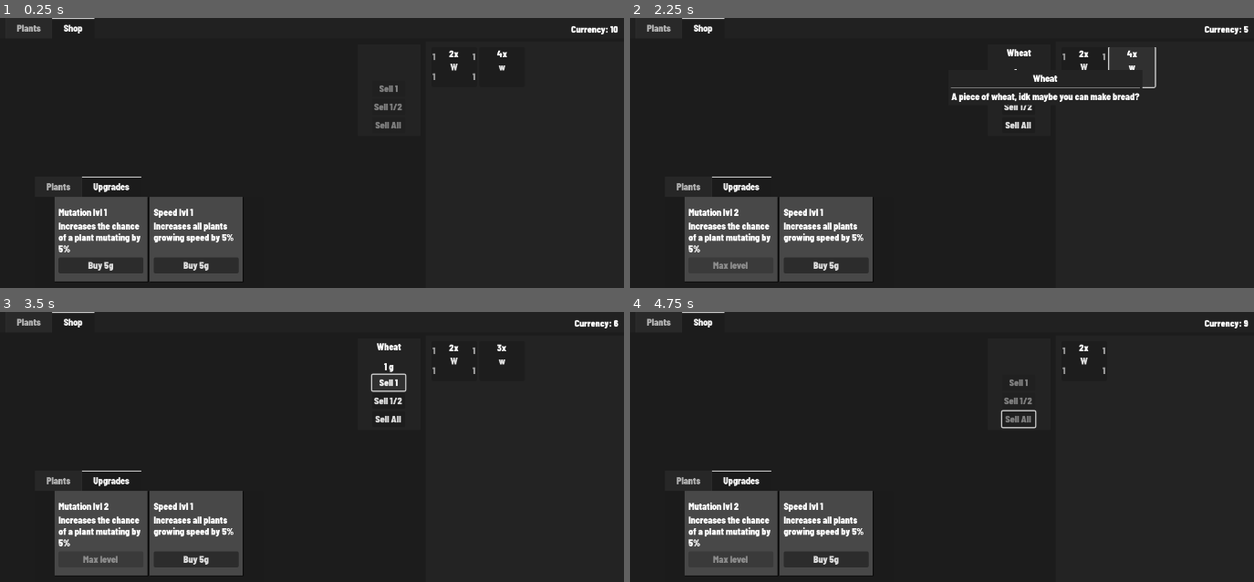
Above: before the commit, frames 1-4 (two rows, left to right).
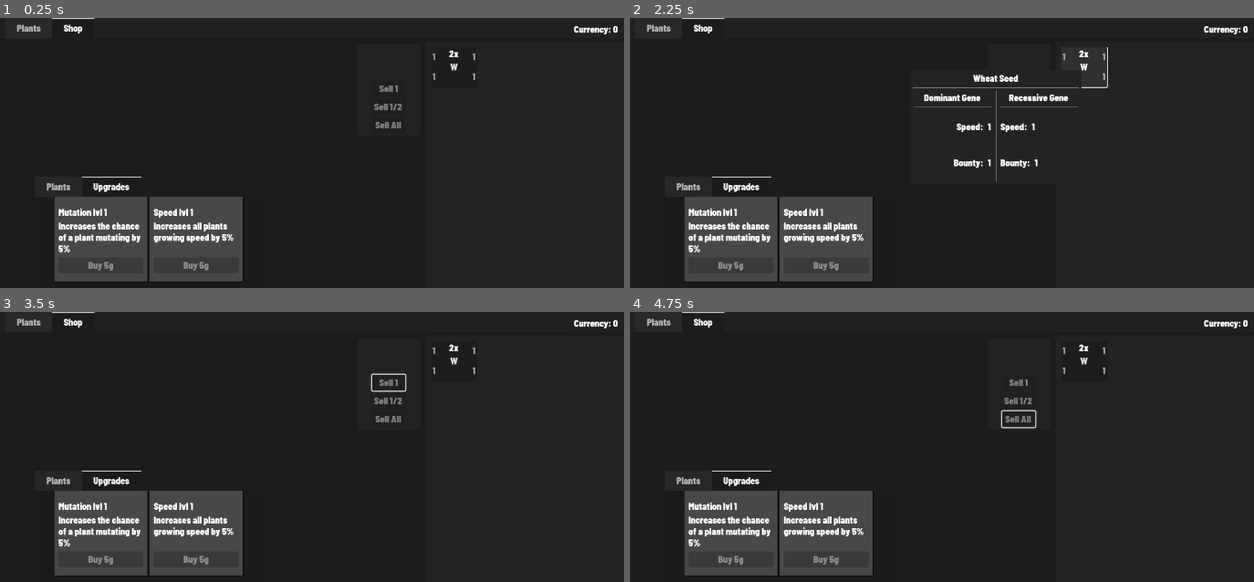
Above: after the commit, the same moments.

Repository: tylercchase/agricraft_godot
Game: Godot game, scene res://src/main.tscn
Two runs of this game, one before a commit and one after it. Both use one fixed random seed, a clock stepped at 60 frames per second and the inputs below. The engine's default icon, where the game draws it, is replaced by a stand-in: a white triangle on a blue panel in a dark square.
Inputs (mouse positions are in pixels of both pictures, inside the frame that each line leads up to):
- Up to frame 1 (0.25 s): no input
- Up to frame 2 (2.25 s): click (729, 266) at 0.5 s, where only the run before the commit has a clickable "Buy 5g"; click "W" at 1.25 s; click "w" (after the commit: "W") at 2 s
- Up to frame 3 (3.5 s): click (386, 382) at 2.75 s, where only the run before the commit has a clickable "Sell 1"
- Up to frame 4 (4.75 s): click (1016, 401) at 3.5 s, where only the run before the commit has a clickable "Sell 1/2"; click (1016, 420) at 4.25 s, where only the run before the commit has a clickable "Sell All"

The runs differ from the first frame. In frame 1, 0.3% of the frame differs, in the area x 14-99%, y 3-94%; in frame 2, 2.1%, in the area x 13-100%, y 3-94%; in frame 3, 0.6%; in frame 4, 0.3%.

Commit message:
chore: remove debug stats

Diff:
--- a/src/managers/inventory_manager.gd
+++ b/src/managers/inventory_manager.gd
@@ -18,8 +18,8 @@
     # add a starting out seed for now
     add_item(ResourceLoader.load('res://src/plant/resources/wheat.tres'))
     add_item(ResourceLoader.load('res://src/plant/resources/wheat.tres'))
-    add_item(ResourceLoader.load("res://src/items/resources/wheat.tres"),4)
-    PlayerStats.currency += 10
+    # add_item(ResourceLoader.load("res://src/items/resources/wheat.tres"),4)
+    # PlayerStats.currency += 10
     Events.set_selected_item.connect(_on_selected_item)
     Events.buy_item.connect(_on_buy_item)
 
